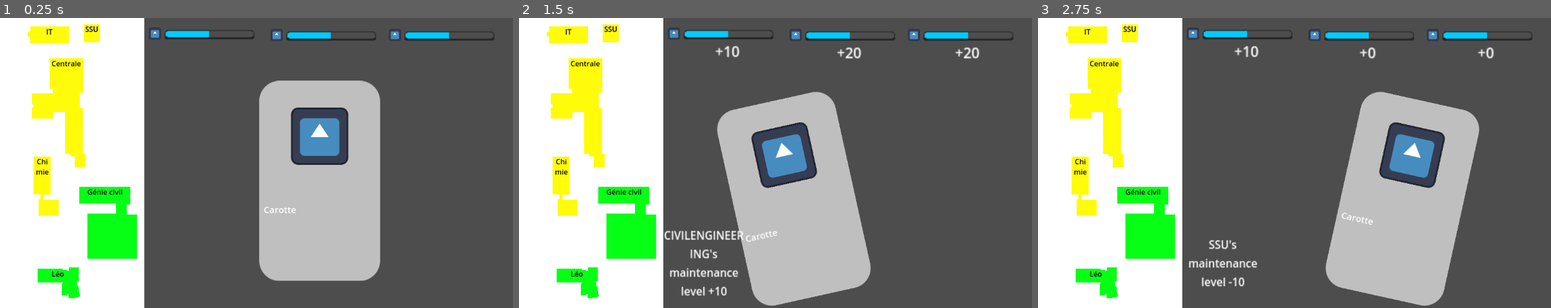
Above: before the commit, frames 1-3 (left to right).
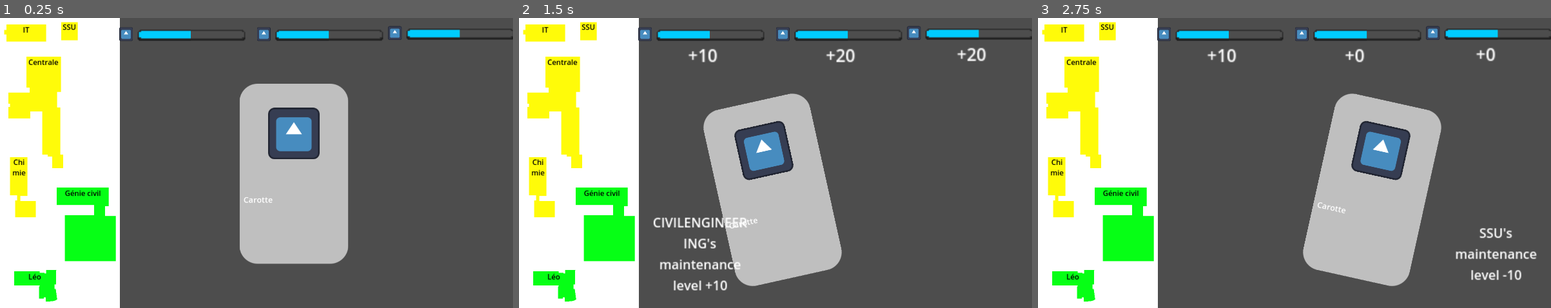
Above: after the commit, the same moments.

Repository: Spidermatou/The-Schu-Man
Game: Godot game, scene res://scenes/manager/manager.tscn
The game is run twice, just before and just after one commit, with the same random seed, the same clock (stepped at 60 frames per second) and the same inputs. The engine's default icon, where the game draws it, is replaced by a stand-in: a white triangle on a blue panel in a dark square.
Inputs:
- Up to frame 1 (0.25 s): no input
- Up to frame 2 (1.5 s): tap Enter at 0.5 s; hold Right 0.53-1.28 s; tap Space at 1.25 s; hold Left from 1.28 s (still down)
- Up to frame 3 (2.75 s): tap Enter at 2 s; release Left at 2.03 s; hold Right from 2.03 s (still down)

The runs differ from the first frame. In frame 1, 24% of the frame differs, in the area x 0-100%, y 0-100%; in frame 2, 25%; in frame 3, 27%.

Commit message:
resize ui

Diff:
--- a/The Schu-Man/project.godot
+++ b/The Schu-Man/project.godot
@@ -17,6 +17,9 @@
 
 [display]
 
+window/size/viewport_width=1920
+window/size/viewport_height=1080
+window/size/mode=3
 window/stretch/mode="viewport"
 
 [dotnet]
--- a/The Schu-Man/scenes/campus/campus.tscn
+++ b/The Schu-Man/scenes/campus/campus.tscn
@@ -16,6 +16,7 @@
 theme_override_colors/default_color = Color(0, 0, 0, 1)
 bbcode_enabled = true
 text = "[center]IT[/center]"
+metadata/_edit_use_anchors_ = true
 
 [node name="SSU" type="Polygon2D" parent="."]
 polygon = PackedVector2Array(154, 56, 154, 16, 190, 16, 190, 56)
@@ -28,6 +29,7 @@
 theme_override_colors/default_color = Color(0, 0, 0, 1)
 bbcode_enabled = true
 text = "[center]SSU[/center]"
+metadata/_edit_use_anchors_ = true
 
 [node name="Central" type="Polygon2D" parent="."]
 polygon = PackedVector2Array(78, 92, 153, 92, 153, 169, 145, 169, 145, 203, 152, 203, 152, 306, 158, 306, 158, 336, 134, 336, 134, 311, 124, 311, 124, 306, 112, 306, 112, 212, 86, 212, 86, 227, 38, 227, 38, 202, 42, 202, 42, 195, 38, 195, 38, 170, 85, 170, 85, 160, 78, 160)
@@ -40,6 +42,7 @@
 theme_override_colors/default_color = Color(0, 0, 0, 1)
 bbcode_enabled = true
 text = "[center]Centrale[/center]"
+metadata/_edit_use_anchors_ = true
 
 [node name="Chemistry" type="Polygon2D" parent="."]
 polygon = PackedVector2Array(42, 312, 80, 312, 80, 397, 64, 397, 64, 408, 98, 408, 98, 444, 53, 444, 53, 407, 57, 407, 57, 396, 42, 396)
@@ -52,6 +55,7 @@
 theme_override_colors/default_color = Color(0, 0, 0, 1)
 bbcode_enabled = true
 text = "[center]Chimie[/center]"
+metadata/_edit_use_anchors_ = true
 
 [node name="CivilEngineering" type="Polygon2D" parent="."]
 polygon = PackedVector2Array(144, 379, 258, 379, 258, 419, 250, 419, 250, 441, 273, 441, 273, 540, 162, 540, 162, 439, 226, 439, 226, 417, 144, 417)
@@ -64,6 +68,7 @@
 theme_override_colors/default_color = Color(0, 0, 0, 1)
 bbcode_enabled = true
 text = "[center]Génie civil[/center]"
+metadata/_edit_use_anchors_ = true
 
 [node name="Leo" type="Polygon2D" parent="."]
 polygon = PackedVector2Array(51, 562, 107, 562, 107, 565, 117, 565, 117, 567, 121, 567, 121, 559, 144, 559, 144, 560, 143, 560, 143, 591, 139, 591, 139, 601, 142, 601, 145, 624, 138, 627, 129, 628, 120, 628, 120, 619, 116, 619, 116, 622, 105, 622, 105, 595, 107, 595, 107, 593, 51, 593)
@@ -76,3 +81,4 @@
 theme_override_colors/default_color = Color(0, 0, 0, 1)
 bbcode_enabled = true
 text = "[center]Léo[/center]"
+metadata/_edit_use_anchors_ = true
--- a/The Schu-Man/scenes/gauges/gauge.gd
+++ b/The Schu-Man/scenes/gauges/gauge.gd
@@ -2,7 +2,7 @@
 
 signal isEmpty
 
-@onready var _variation : Label = $Variation
+@onready var _variation : RichTextLabel = $Variation
 @onready var _icon : Sprite2D = $Icon
 @export var iconTexture : Texture2D
 
--- a/The Schu-Man/scenes/gauges/gauge.tscn
+++ b/The Schu-Man/scenes/gauges/gauge.tscn
@@ -15,7 +15,7 @@
 texture_progress = ExtResource("2_mb1vp")
 script = ExtResource("1_nmx42")
 
-[node name="Variation" type="Label" parent="."]
+[node name="Variation" type="RichTextLabel" parent="."]
 visible = false
 layout_mode = 0
 offset_left = 32.0
@@ -23,8 +23,6 @@
 offset_right = 72.0
 offset_bottom = 39.0
 text = "0"
-horizontal_alignment = 1
-vertical_alignment = 1
 
 [node name="Icon" type="Sprite2D" parent="."]
 position = Vector2(-8, 8)
--- a/The Schu-Man/scenes/manager/manager.gd
+++ b/The Schu-Man/scenes/manager/manager.gd
@@ -28,7 +28,7 @@
 	else:
 		print("JSON Parse Error: ", json.get_error_message(), " in ", loaded, " at line ", json.get_error_line())
 
-func nextCard(): # TODO
+func nextCard():
 	# choose new card dataset
 	var size : int = cardsData.size()
 	var randomInd : int = -1
@@ -123,7 +123,11 @@
 	var sign : String = ""
 	if ( str(card[sideName]["building"]) != ""):
 		if (card[sideName]["healthVariation"] >= 0): sign = "+"
-		_renovationEffectLeft.text = str(card[sideName]["building"]) + "'s maintenance level " +  sign + str(card[sideName]["healthVariation"])
+		var renovationInfosText : String = str(card[sideName]["building"]) + "'s maintenance level " +  sign + str(card[sideName]["healthVariation"])
+		if (isRightSide):
+			_renovationEffectRight.text = renovationInfosText
+		else:
+			_renovationEffectLeft.text = renovationInfosText
 
 func _on_card_peak_to_left():
 	peakInfos(false)
--- a/The Schu-Man/scenes/manager/manager.tscn
+++ b/The Schu-Man/scenes/manager/manager.tscn
@@ -9,14 +9,14 @@
 [node name="Manager" type="Node"]
 script = ExtResource("1_lje2p")
 
-[node name="Camera2D" type="Camera2D" parent="."]
-
 [node name="MapBackground" type="Polygon2D" parent="."]
+position = Vector2(-382, -216)
 color = Color(0.486275, 0.486275, 0.486275, 1)
-polygon = PackedVector2Array(-600, -344, -248, -344, -248, -320, -248, 328, -600, 328)
+polygon = PackedVector2Array(-618, -344, -122, -344, -122, 824, -618, 824)
 
 [node name="Campus" parent="." instance=ExtResource("2_wnkwo")]
-position = Vector2(-537, -326)
+position = Vector2(-984, -552)
+scale = Vector2(1.7, 1.7)
 
 [node name="EndGameScreen" type="Sprite2D" parent="."]
 visible = false
@@ -25,53 +25,58 @@
 texture = ExtResource("3_33dhc")
 
 [node name="GaugeFinance" parent="." instance=ExtResource("4_272cb")]
-offset_left = -208.0
-offset_top = -305.0
-offset_right = -103.0
-offset_bottom = -289.0
-scale = Vector2(2, 2)
+offset_left = -449.0
+offset_top = -512.0
+offset_right = -344.0
+offset_bottom = -496.0
+scale = Vector2(4, 4)
 iconTexture = ExtResource("3_33dhc")
 
 [node name="GaugeCentral" parent="." instance=ExtResource("4_272cb")]
 offset_left = 64.0
-offset_top = -302.0
+offset_top = -512.0
 offset_right = 169.0
-offset_bottom = -286.0
-scale = Vector2(2, 2)
+offset_bottom = -496.0
+scale = Vector2(4, 4)
 iconTexture = ExtResource("3_33dhc")
 
 [node name="GaugeIntern" parent="." instance=ExtResource("4_272cb")]
-offset_left = 328.0
-offset_top = -302.0
-offset_right = 433.0
-offset_bottom = -286.0
-scale = Vector2(2, 2)
+offset_left = 552.0
+offset_top = -516.0
+offset_right = 657.0
+offset_bottom = -500.0
+scale = Vector2(4, 4)
 iconTexture = ExtResource("3_33dhc")
 
 [node name="Card" parent="." instance=ExtResource("5_mfpgq")]
 position = Vector2(144, 40)
+scale = Vector2(1.5, 1.5)
 
 [node name="RenovationEffectLeft" type="Label" parent="."]
-offset_left = -248.0
-offset_top = 128.0
-offset_right = -128.0
-offset_bottom = 248.0
-scale = Vector2(1.5217, 1.6)
+offset_left = -455.0
+offset_top = 159.0
+offset_right = -335.0
+offset_bottom = 279.0
+scale = Vector2(3, 3)
+theme_override_font_sizes/font_size = 0
 text = "Test"
 horizontal_alignment = 1
 vertical_alignment = 1
 autowrap_mode = 3
 
 [node name="RenovationEffectRight" type="Label" parent="."]
-offset_left = 392.0
-offset_top = 128.0
-offset_right = 512.0
-offset_bottom = 248.0
-scale = Vector2(1.5217, 1.6)
+offset_left = 576.0
+offset_top = 159.0
+offset_right = 696.0
+offset_bottom = 279.0
+scale = Vector2(3, 3)
+theme_override_font_sizes/font_size = 0
 text = "Test"
 horizontal_alignment = 1
 vertical_alignment = 1
 autowrap_mode = 3
+
+[node name="Camera2D" type="Camera2D" parent="."]
 
 [connection signal="isEmpty" from="GaugeFinance" to="." method="_on_gauge_finance_is_empty"]
 [connection signal="isEmpty" from="GaugeCentral" to="." method="_on_gauge_central_is_empty"]
